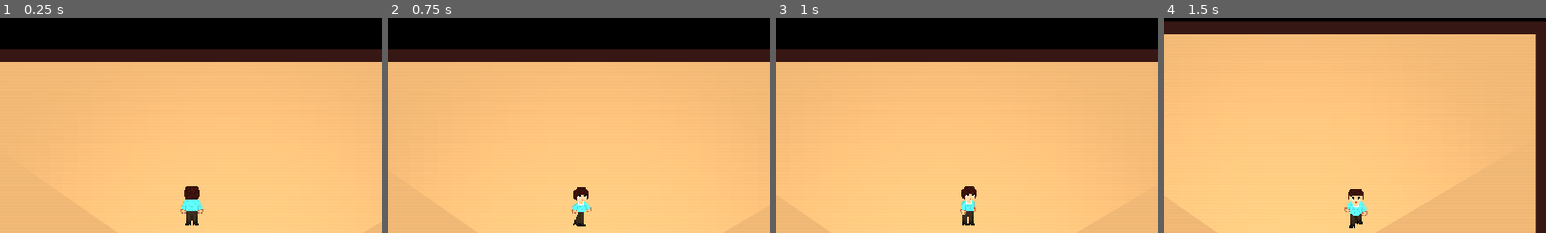
Above: before the commit, frames 1-4 (left to right).
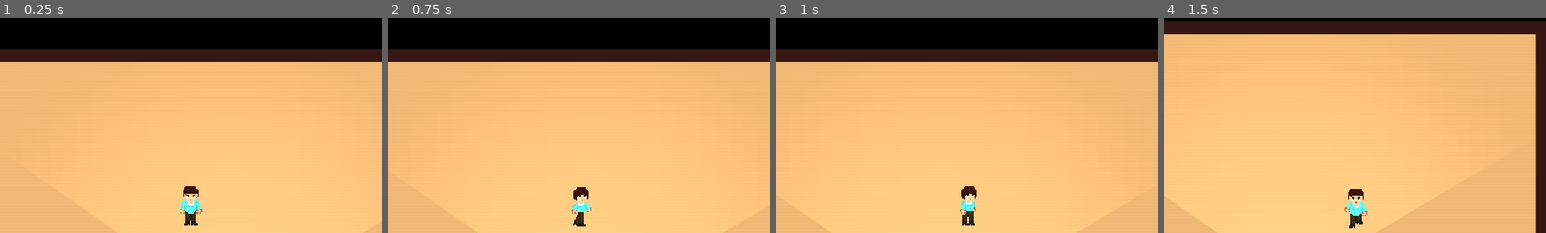
Above: after the commit, the same moments.

Repository: ordinary-dev/student-quest
Game: Godot game, scene res://Scenes/1.beggining/Math.tscn
The game is run twice, just before and just after one commit, with the same random seed, the same clock (stepped at 60 frames per second) and the same inputs. This scene is started directly instead of the project's main scene.
Inputs (mouse positions are % of the whole screen's width and height, from its top left):
- Up to frame 1 (0.25 s): no input
- Up to frame 2 (0.75 s): tap Enter (ui_accept) at 0.5 s; move the mouse to (72, 45) at 0.52 s; hold Right (ui_right) from 0.53 s (still down); click (72, 45) at 0.67 s
- Up to frame 3 (1 s): keep holding Right (ui_right); tap Enter (ui_accept) at 0.77 s
- Up to frame 4 (1.5 s): move the mouse to (30, 55) at 1.27 s; release Right (ui_right) at 1.28 s; hold Down (ui_down) from 1.28 s (still down)
The pictures show only the part of the screen within x 26-76%, y 11-61%; the shares and areas given below are measured in that part.

The runs differ from the first frame. In frame 1, 0.5% of the frame differs, in the area x 47-54%, y 78-97%; in frame 2, nothing differs; in frame 3, nothing differs; in frame 4, nothing differs.

Commit message:
Add an ability to choose default character state

Diff:
--- a/Scenes/1.beggining/Math.tscn
+++ b/Scenes/1.beggining/Math.tscn
@@ -80,11 +80,12 @@
 
 [node name="CollisionShape2D" type="CollisionShape2D" parent="StaticBody2D"]
 position = Vector2( 0.470337, 3.8562 )
-shape = SubResource( 1 )
+shape = SubResource( 2 )
 
 [node name="Body" parent="." instance=ExtResource( 5 )]
 position = Vector2( 344, 1560 )
 collision_layer = 1025
+default_state = 0
 
 [node name="ColorRect" type="ColorRect" parent="."]
 margin_left = -808.0
--- a/Scenes/1.beggining/Secret.tscn
+++ b/Scenes/1.beggining/Secret.tscn
@@ -23,6 +23,7 @@
 [node name="Body" parent="." instance=ExtResource( 3 )]
 modulate = Color( 0.517647, 0.517647, 0.517647, 1 )
 position = Vector2( 32, 40 )
+default_state = 3
 
 [node name="ColorRect" type="ColorRect" parent="."]
 margin_left = -136.0
--- a/Scenes/1.beggining/Stairs.tscn
+++ b/Scenes/1.beggining/Stairs.tscn
@@ -38,12 +38,13 @@
 [node name="Body" parent="." instance=ExtResource( 2 )]
 position = Vector2( 104, 120 )
 collision_layer = 1025
+default_state = 0
 
 [node name="StaticBody2D" type="StaticBody2D" parent="."]
 position = Vector2( 128, 16 )
 
 [node name="CollisionShape2D" type="CollisionShape2D" parent="StaticBody2D"]
-shape = SubResource( 1 )
+shape = SubResource( 2 )
 
 [node name="ColorRect" type="ColorRect" parent="."]
 margin_left = -216.0
--- a/Scripts/navigation/Character.gd
+++ b/Scripts/navigation/Character.gd
@@ -1,5 +1,7 @@
 extends KinematicBody2D
 
+# Типы положений
+enum a {DOWN, UP, LEFT, RIGHT}
 
 # Настройки передвижения
 # Скорость
@@ -9,6 +11,7 @@
 # Показывать рюкзак
 export (bool) var backpack = false
 export (bool) var male = true
+export (a) var default_state = a.UP
 
 export (String, FILE, "*.png") var default_sprite
 export (String, FILE, "*.png") var backpack_sprite
@@ -92,76 +95,72 @@
 
 # Вправо
 func go_right() -> void:
-	if Input.is_action_pressed('ui_right'):
-		# Если предыдущее состояние не "вправо"
-		if type != RIGHT:
-			type = RIGHT
-			# Обнулить счетчик для анимации
-			distance_passed = 0
-			character.frame = SIDE_1
-			character.flip_h = false
-		go_side()
-		velocity.x += 1
+	# Если предыдущее состояние не "вправо"
+	if type != RIGHT:
+		type = RIGHT
+		# Обнулить счетчик для анимации
+		distance_passed = 0
+		character.frame = SIDE_1
+		character.flip_h = false
+	go_side()
+	velocity.x += 1
 
 
 # Влево
 func go_left() -> void:
-	if Input.is_action_pressed('ui_left'):
-		if type != LEFT:
-			type = LEFT
-			distance_passed = 0
-			character.frame = 2
-			character.flip_h = true
-		go_side()
-		velocity.x -= 1
+	if type != LEFT:
+		type = LEFT
+		distance_passed = 0
+		character.frame = 2
+		character.flip_h = true
+	go_side()
+	velocity.x -= 1
 
 
 # Вниз
 func go_down() -> void:
-	if Input.is_action_pressed('ui_down'):
-		idle = false
-		any_button_pressed = true
-		if !side_used:
-			if type != DOWN:
-				type = DOWN
-				distance_passed = 0
-				character.frame = DOWN_1
-				character.flip_h = false
-			distance_passed += 1
-			# Крайнее положение
-			if distance_passed == change:
-				character.frame = DOWN_1
-				play_step()
-			elif distance_passed == 3 * change:
-				character.frame = DOWN_2
-				play_step()
-			elif distance_passed == 4 * change:
-				distance_passed = DOWN_1
-		velocity.y += 1
+	idle = false
+	any_button_pressed = true
+	if !side_used:
+		if type != DOWN:
+			type = DOWN
+			distance_passed = 0
+			character.frame = DOWN_1
+			character.flip_h = false
+		distance_passed += 1
+		# Крайнее положение
+		if distance_passed == change:
+			character.frame = DOWN_1
+			play_step()
+		elif distance_passed == 3 * change:
+			character.frame = DOWN_2
+			play_step()
+		elif distance_passed == 4 * change:
+			distance_passed = DOWN_1
+	velocity.y += 1
 
 
 # Вверх
 func go_up() -> void:
-	if Input.is_action_pressed('ui_up'):
-		idle = false
-		any_button_pressed = true
-		if !side_used:
-			if type != UP:
-				type = UP
-				distance_passed = 0
-				character.frame = UP_1
-				character.flip_h = false
-			distance_passed += 1
-			# Крайнее положение
-			if distance_passed == change:
-				character.frame = UP_1
-				play_step()
-			elif distance_passed == 3 * change:
-				character.frame = UP_2
-				play_step()
-			elif distance_passed == 4 * change:
-				distance_passed = UP_1
-		velocity.y -= 1
+	idle = false
+	any_button_pressed = true
+	if !side_used:
+		if type != UP:
+			type = UP
+			distance_passed = 0
+			character.frame = UP_1
+			character.flip_h = false
+		distance_passed += 1
+		# Крайнее положение
+		if distance_passed == change:
+			character.frame = UP_1
+			play_step()
+		elif distance_passed == 3 * change:
+			character.frame = UP_2
+			play_step()
+		elif distance_passed == 4 * change:
+			distance_passed = UP_1
+	velocity.y -= 1
 
 
 func check_for_col_disable_btn():
@@ -177,10 +176,14 @@
 	side_used = false
 	check_for_col_disable_btn()
 	# Обработка 4 сторон передвижения
-	go_right()
-	go_left()
-	go_down()
-	go_up()
+	if Input.is_action_pressed('ui_right'):
+		go_right()
+	if Input.is_action_pressed('ui_left'):
+		go_left()
+	if Input.is_action_pressed('ui_down'):
+		go_down()
+	if Input.is_action_pressed('ui_up'):
+		go_up()
 	# Если кнопки не были нажаты в первый раз
 	if !idle && !any_button_pressed:
 		idle = true
@@ -212,3 +215,12 @@
 		character.texture = load(backpack_sprite)
 	else:
 		character.texture = load(default_sprite)
+	# Установка позиции
+	if default_state == UP:
+		go_up()
+	elif default_state == DOWN:
+		go_down()
+	elif default_state == RIGHT:
+		go_right()
+	else:
+		go_left()
Not shown: 2 places in Scenes/1.beggining/Math.tscn that only renumber resources
Not shown: 2 places in Scenes/1.beggining/Stairs.tscn that only renumber resources
